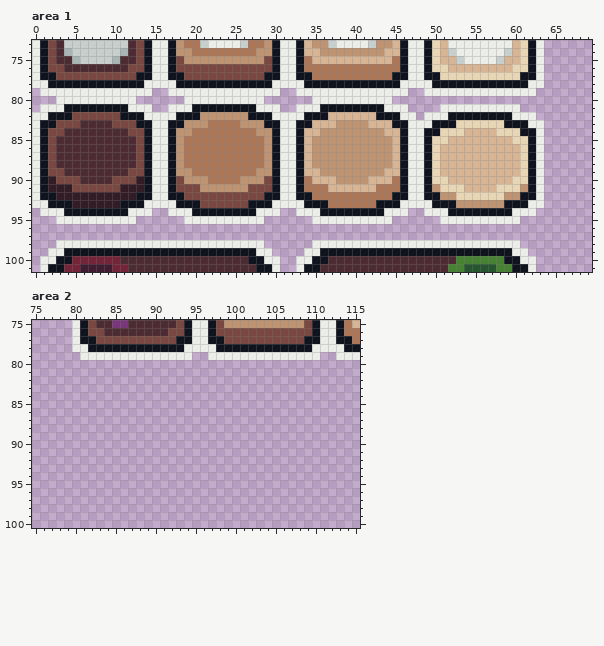
Pixel-art file -- assets/sprites/ui/menu-assets/atlas_ui.aseprite. Above: the version before the commit.
144x176 pixels, 1 frame. Shown: area 1: x 0..69, y 73..101; area 2: x 75..115, y 75..100.
New version:
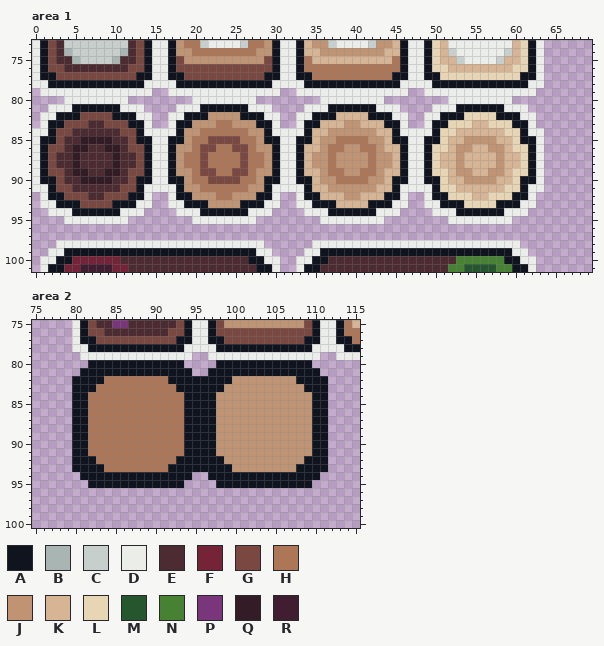
Palette (. is transparent): A #10141f  B #a8b5b2  C #c7cfcc  D #ebede9  E #4d2b32  F #752438  G #7a4841  H #ad7757  J #c09473  K #d7b594  L #e7d5b3  M #25562e  N #468232  P #7a367b  Q #341c27  R #411d31
Change:
Changed rows in their new state; - is an unchanged pixel.
Area 1:
first column x 0:
 80 ---.--------.------.--------.------.--------.-------DDDDDDDD----
 81 -.--D------D--.--.--D------D--.--.--D------D--.---D--AAAAAA--D--
 82 .-D--A----A--D-..-D--A----A--D-..-D--A----A--D-.---A--LLLL--A---
 83 .D-A--G--G--A-D..D-A--J--J--A-D..D-A--K--K--A-D..---L--KK--L---.
 84 -DA-G------G-AD--DA-J------J-AD--DA-K------K-AD--D---K----K---D-
 85 --AG--QQQQ--GA----AJ--GGGG--JA----AK--HHHH--KA----A---JJJJ---A--
 86 ---G-QQ--QQ-G------J-GG--GG-J------K-HH--HH-K------L-JJ--JJ-L---
 87 -----Q----Q----------G----G----------H----H----------J----J-----
 88 -----Q----Q----------G----G----------H----H----------J----J-----
 89 -----QQ--QQ----------GG--GG----------HH--HH--------L-JJ--JJ-L---
 90 --A-EEQQQQEE-A----A-HHGGGGHH-A----A-JJHHHHJJ-A----A---JJJJ---A--
 91 -DAGGEEEEEEGGAD--DAJJHHHHHHJJAD--DAKKJJJJJJKKAD--DA--K----K--AD-
 92 .D-AGGGEEGGGA-D..D-AJJJHHJJJA-D..D-AKKKJJKKKA-D..D-AL--KK--LA-D.
 93 .-D--AGGGGA--D-..-D--AJJJJA--D-..-D--AKKKKA--D-..-D--ALLLLA--D-.
 94 -.--D------D--.--.--D------D--.--.--D------D--.--.--D------D--.-
 95 ---.--------.------.--------.------.--------.------.--------.---
Area 2:
first column x 80:
 80 --AAAAAAAAAAAA----AAAAAAAAAAAA--
 81 -AAAAAAAAAAAAAA--AAAAAAAAAAAAAA-
 82 AAAAHHHHHHHHAAAAAAAAJJJJJJJJAAAA
 83 AAAHHHHHHHHHHAAAAAAJJJJJJJJJJAAA
 84 AAHHHHHHHHHHHHAAAAJJJJJJJJJJJJAA
 85 AAHHHHHHHHHHHHAAAAJJJJJJJJJJJJAA
 86 AAHHHHHHHHHHHHAAAAJJJJJJJJJJJJAA
 87 AAHHHHHHHHHHHHAAAAJJJJJJJJJJJJAA
 88 AAHHHHHHHHHHHHAAAAJJJJJJJJJJJJAA
 89 AAHHHHHHHHHHHHAAAAJJJJJJJJJJJJAA
 90 AAHHHHHHHHHHHHAAAAJJJJJJJJJJJJAA
 91 AAHHHHHHHHHHHHAAAAJJJJJJJJJJJJAA
 92 AAAHHHHHHHHHHAAAAAAJJJJJJJJJJAAA
 93 AAAAHHHHHHHHAAAAAAAAJJJJJJJJAAAA
 94 -AAAAAAAAAAAAAA--AAAAAAAAAAAAAA-
 95 --AAAAAAAAAAAA----AAAAAAAAAAAA--
